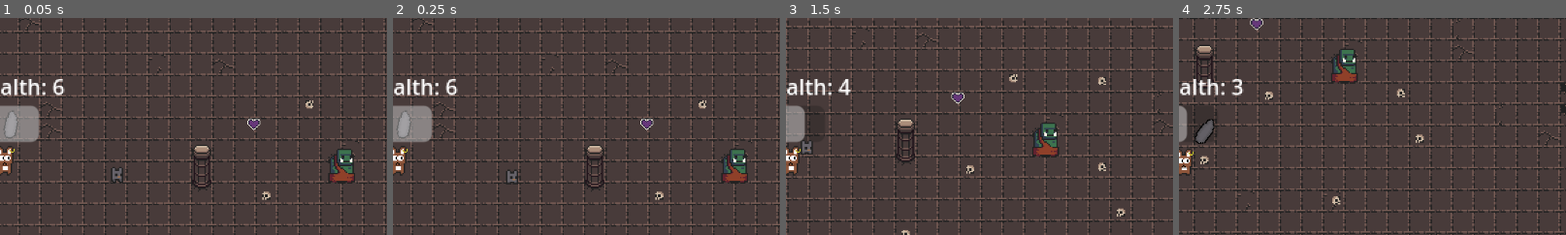
Above: before the commit, frames 1-4 (left to right).
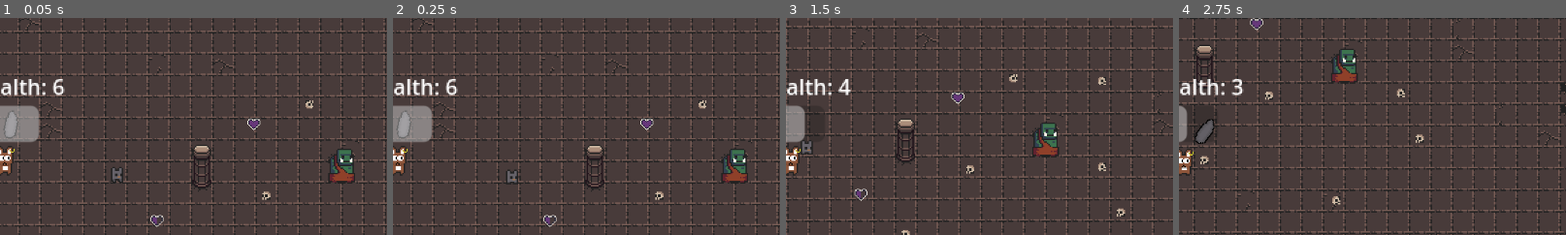
Above: after the commit, the same moments.

Repository: Naigma/proyecto_godot_2526
Game: Godot game, scene res://modules/levels/tutorial/tutorial.tscn
Two runs of this game, one before a commit and one after it. Both use one fixed random seed, a clock stepped at 60 frames per second and the inputs below. The project has no main scene, so this scene is started directly.
Inputs (mouse positions are % of the whole screen's width and height, from its top left):
- Up to frame 1 (0.05 s): no input
- Up to frame 2 (0.25 s): no input
- Up to frame 3 (1.5 s): tap Enter (ui_accept) at 0.5, 0.77 s; move the mouse to (72, 45) at 0.52 s; hold D (right) 0.53-1.28 s; tap E (interact) at 0.6, 1.35 s; move the mouse to (30, 55) at 1.27 s; hold S (down) from 1.28 s (still down)
- Up to frame 4 (2.75 s): tap Enter (ui_accept) at 1.52 s; move the mouse to (60, 28) at 2.02 s; release S (down) at 2.03 s; hold D (right) from 2.03 s (still down); tap E (interact) at 2.1 s
The pictures show only the part of the screen within x 49-99%, y 19-69%; the shares and areas given below are measured in that part.

The runs differ from the first frame. In frame 1, 0.1% of the frame differs, in the area x 38-43%, y 90-97%; in frame 2, 0.1%; in frame 3, 0.1%; in frame 4, nothing differs.

Commit message:
half heart

Diff:
--- a/modules/levels/tutorial/tutorial.tscn
+++ b/modules/levels/tutorial/tutorial.tscn
@@ -45,3 +45,7 @@
 [node name="PickUp" parent="." instance=ExtResource("5_n2eix")]
 position = Vector2(623, 213)
 pick_type = "heart"
+
+[node name="PickUp2" parent="." instance=ExtResource("5_n2eix")]
+position = Vector2(551, 285)
+pick_type = "mid_heart"
